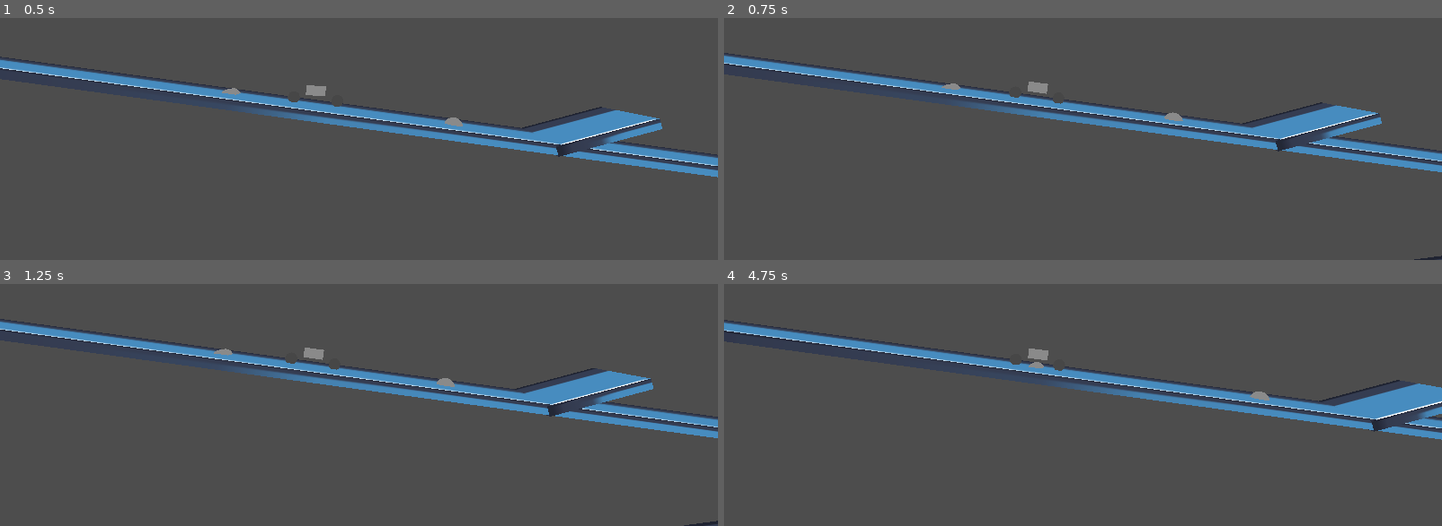
Above: before the commit, frames 1-4 (two rows, left to right).
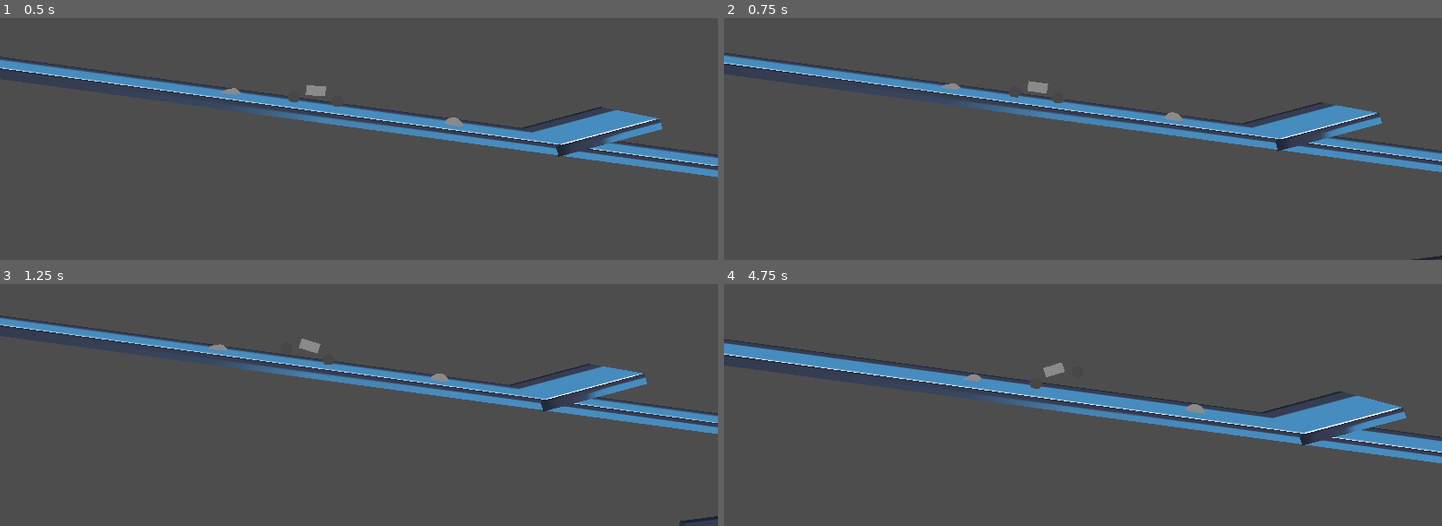
Above: after the commit, the same moments.

Repository: KyleSaki714/brackeysgamejam25-godotgame
Game: Godot game, scene res://World.tscn
Same seed, same stepped clock (60 frames per second), same inputs: the game is played once before the commit and once after it. The engine's default icon, where the game draws it, is replaced by a stand-in: a white triangle on a blue panel in a dark square.
Inputs:
- Up to frame 1 (0.5 s): no input
- Up to frame 2 (0.75 s): hold Right (tilt right) from 0.53 s (still down)
- Up to frame 3 (1.25 s): keep holding Right (tilt right)
- Up to frame 4 (4.75 s): release Right (tilt right) at 1.28 s; hold S (backward) 1.28-2.03 s; hold Right (tilt right) 2.03-2.78 s; hold Up (forward) 2.78-3.53 s; hold Left (tilt left) from 3.53 s (still down); tap R (restart, bound only after the commit) at 4.15 s

Frame 1 is identical in both runs. In frame 2, 0.2% of the frame differs, in the area x 0-100%, y 14-100%; in frame 3, 8.5%; in frame 4, 16%, in the area x 0-100%, y 14-75%.

Commit message:
add center of mass shift to bike, and scene reload/quit keys

Diff:
--- a/Bike.gd
+++ b/Bike.gd
@@ -2,7 +2,11 @@
 
 @export var MAX_STEER = 0.9
 @export var ENGINE_POWER = 300 # max horsepower
-@export var _torquePower = 2
+@export var _torquePower = 150 # "tilt" power
+@export var COMSHIFT = 1 # how far from the center the center of mass shifts while tilting
+@export var COMSHIFTACCEL = 0.1 # how fast the center of mass shifts when tilting
+
+var _currentCenterOfMassShift: float = 0
 
 #enum {
 	#COASTING,
@@ -12,6 +16,23 @@
 func _physics_process(delta: float):
 	engine_force = Input.get_axis("backward", "forward") * ENGINE_POWER
 
-	var torqueConstant = Input.get_axis("tilt left", "tilt right") * _torquePower * -1
-	#print(PhysicsServer3D.body_get_direct_state(get_rid()).inverse_inertia)
-	apply_torque(transform.basis.z * torqueConstant)
+	# - TILT -
+	# apply torque
+	var tiltAxis = Input.get_axis("tilt left", "tilt right")
+	if (tiltAxis != 0):
+		var torqueConstant = tiltAxis * _torquePower * -1
+		#print(PhysicsServer3D.body_get_direct_state(get_rid()).inverse_inertia)
+		apply_torque(transform.basis.z * torqueConstant)
+
+		# shift center of mass
+		# reference: freerider game, the guy kinda tilts back or forward to shift the CoM
+		center_of_mass_mode = CENTER_OF_MASS_MODE_CUSTOM
+		_currentCenterOfMassShift += tiltAxis * COMSHIFTACCEL
+		_currentCenterOfMassShift = clampf(_currentCenterOfMassShift, COMSHIFT * -1, COMSHIFT)
+		center_of_mass = Vector3(_currentCenterOfMassShift, 0.0, 0.0)
+		print(_currentCenterOfMassShift)
+
+	else:
+		center_of_mass = Vector3.ZERO
+		_currentCenterOfMassShift = 0
+		center_of_mass_mode = CENTER_OF_MASS_MODE_AUTO
--- /dev/null
+++ b/GameManager.gd
@@ -0,0 +1,10 @@
+extends Node3D
+
+func _ready() -> void:
+	print("test")
+
+func _process(delta: float) -> void:
+	if Input.is_action_just_pressed("restart"):
+		get_tree().reload_current_scene()
+	if Input.is_action_just_pressed("quit"):
+		get_tree().quit()
--- a/World.tscn
+++ b/World.tscn
@@ -1,8 +1,9 @@
-[gd_scene load_steps=20 format=3 uid="uid://cde7rcehautca"]
+[gd_scene load_steps=21 format=3 uid="uid://cde7rcehautca"]
 
 [ext_resource type="Texture2D" uid="uid://du8r73utf7khp" path="res://icon.svg" id="1_ibwgx"]
 [ext_resource type="Script" path="res://Bike.gd" id="2_q0epj"]
 [ext_resource type="Script" path="res://GameCamera.gd" id="3_o6smy"]
+[ext_resource type="Script" path="res://GameManager.gd" id="4_4my16"]
 
 [sub_resource type="BoxShape3D" id="BoxShape3D_5rr2k"]
 size = Vector3(100, 1, 10)
@@ -94,8 +95,9 @@
 axis_lock_angular_y = true
 mass = 10.075
 physics_material_override = SubResource("PhysicsMaterial_q1e04")
+center_of_mass_mode = 1
+center_of_mass = Vector3(-0.94, 0, 0)
 script = ExtResource("2_q0epj")
-_torquePower = 150
 
 [node name="MeshInstance3D" type="MeshInstance3D" parent="Bike"]
 transform = Transform3D(1, 0, 0, 0, 1, 0, 0, 0, 1, 0, 0.950065, 0)
@@ -165,3 +167,6 @@
 
 [node name="Camera" type="Node3D" parent="."]
 transform = Transform3D(1, 0, 0, 0, 1, 0, 0, 0, 1, 12.2336, 2.53086, 49.7549)
+
+[node name="GameManager" type="Node3D" parent="."]
+script = ExtResource("4_4my16")
--- a/project.godot
+++ b/project.godot
@@ -41,6 +41,16 @@
 , Object(InputEventKey,"resource_local_to_scene":false,"resource_name":"","device":-1,"window_id":0,"alt_pressed":false …(182 unchanged characters)…
 ]
 }
+restart={
+"deadzone": 0.5,
+"events": [Object(InputEventKey,"resource_local_to_scene":false,"resource_name":"","device":-1,"window_id":0,"alt_pressed":false,"shift_pressed":false,"ctrl_pressed":false,"meta_pressed":false,"pressed":false,"keycode":0,"physical_keycode":82,"key_label":0,"unicode":114,"location":0,"echo":false,"script":null)
+]
+}
+quit={
+"deadzone": 0.5,
+"events": [Object(InputEventKey,"resource_local_to_scene":false,"resource_name":"","device":-1,"window_id":0,"alt_pressed":false,"shift_pressed":false,"ctrl_pressed":false,"meta_pressed":false,"pressed":false,"keycode":0,"physical_keycode":4194305,"key_label":0,"unicode":0,"location":0,"echo":false,"script":null)
+]
+}
 
 [rendering]
 
